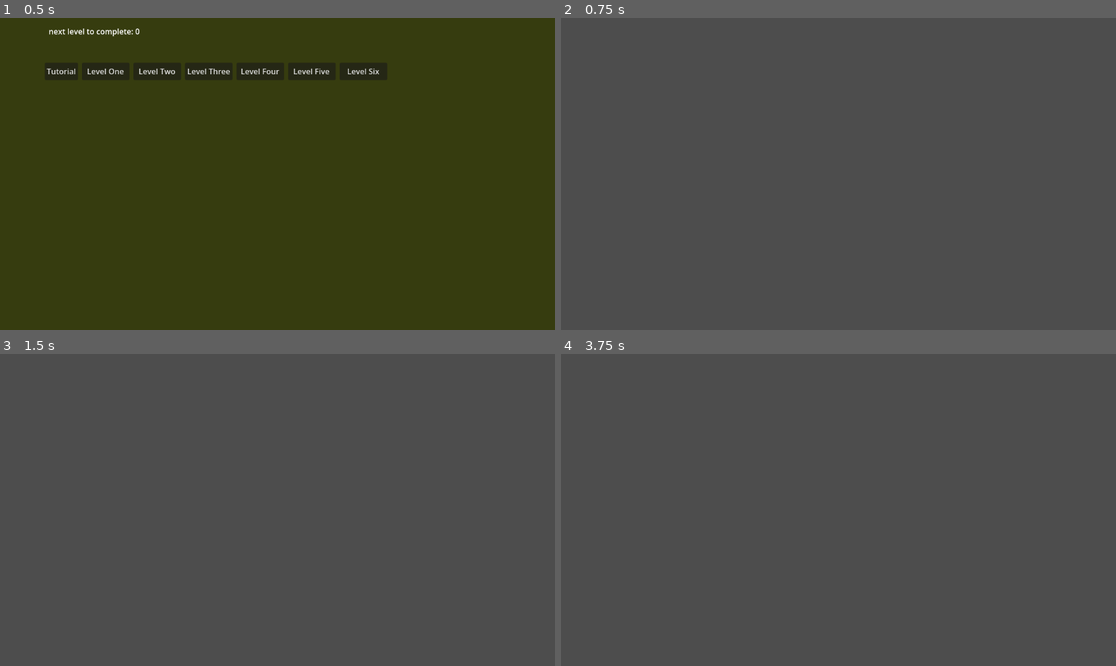
Above: before the commit, frames 1-4 (two rows, left to right).
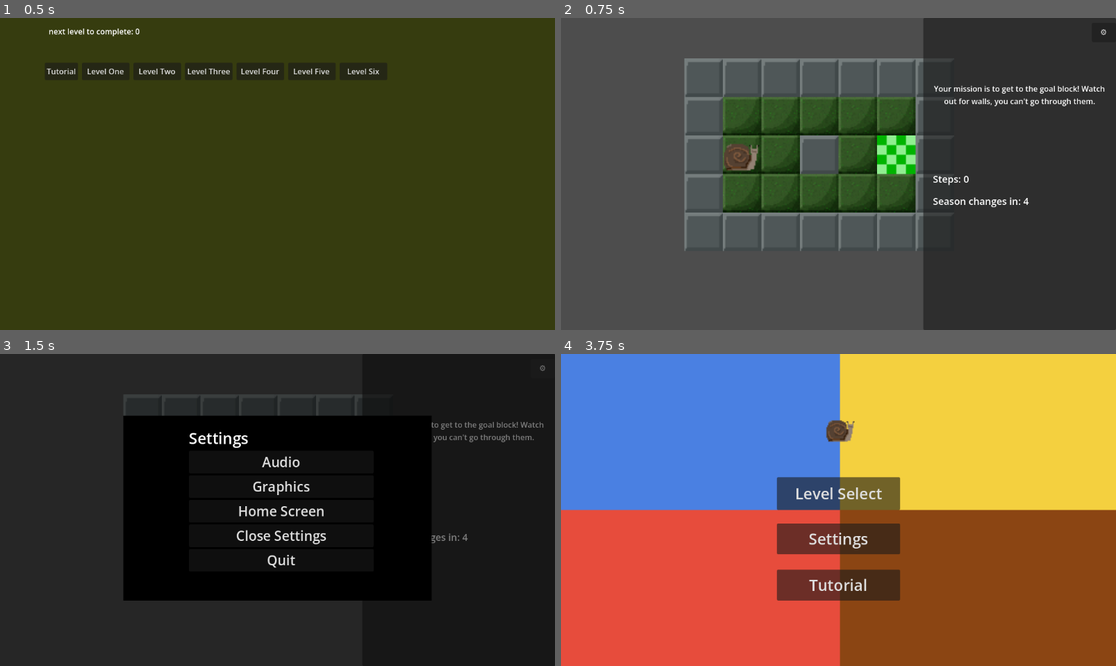
Above: after the commit, the same moments.

Repository: Caleb-sbani/project-seasons
Game: Godot game, scene res://scenes/LevelSelect.tscn
Two runs of this game, one before a commit and one after it. Both use one fixed random seed, a clock stepped at 60 frames per second and the inputs below.
Inputs (mouse positions are in pixels of both pictures, inside the frame that each line leads up to):
- Up to frame 1 (0.5 s): no input
- Up to frame 2 (0.75 s): click "Tutorial" at 0.5 s
- Up to frame 3 (1.5 s): click (543, 369) at 1.25 s, where only the run after the commit has a clickable "⚙"
- Up to frame 4 (3.75 s): click (844, 463) at 2 s, where only the run after the commit has a clickable "Audio"; click (844, 488) at 2.75 s, where only the run after the commit has a clickable "Graphics"; click (844, 510) at 3.5 s, where only the run after the commit has a clickable "Home Screen"

Frame 1 is identical in both runs. In frame 2, 48% of the frame differs, in the area x 22-100%, y 0-100%; in frame 3, 99%; in frame 4, 100%, in the area x 0-100%, y 0-100%.
Error before the commit: Parse Error: Preload file "res://SettingsMenu.tscn" does not exist. (res://scripts/tutorial_lvl.gd:25)

Commit message:
Update tutorial_lvl.gd
Fixed bug with settings

Diff:
--- a/GameFiles/project-seasons/scripts/tutorial_lvl.gd
+++ b/GameFiles/project-seasons/scripts/tutorial_lvl.gd
@@ -22,7 +22,7 @@
 var tutorial_panel = null
 var boxes = []
 
-var settings_scene = preload("res://SettingsMenu.tscn")
+var settings_scene = preload("res://scenes/SettingsMenu.tscn")
 
 func _ready():
 	setup_ui()
